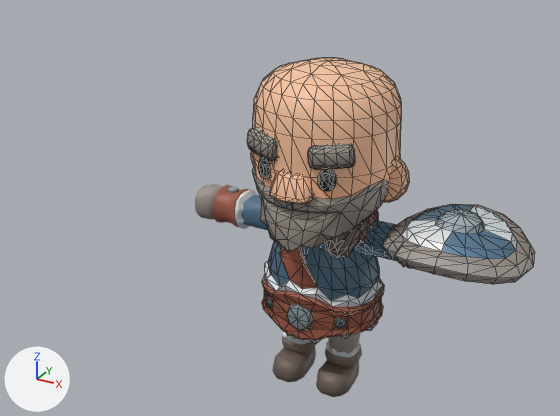
What one commit did to the glTF model cc/kk/kk_barb.glb.
Camera for both pictures: a 50 mm camera at (1.95, -4.13, 3.23) aimed at (-0.12, -0.38, 1.36). Arrows for +X, +Y and +Z are at lower left; the lights stay in place. The first picture is the older version. Mesh edges are drawn as thin lines on the coarser meshes. Where no turn or scale is listed for an object, it has been applied to the vertices.

Script lines for the objects in view, before the commit:
```python
me_cube_160 = bpy.data.meshes.new('Cube.160')
me_cube_160.from_pydata(...)  # 299 vertices, 594 faces; spans x 0.056..0.971, y -0.153..0.153, z 0.975..1.305
me_cube_160.materials.append(mat_barbarian_texture)  # picture img_barbarian_texture
me_cube_165 = bpy.data.meshes.new('Cube.165')
me_cube_165.from_pydata(...)  # 211 vertices, 418 faces; spans x 0.049..0.288, y -0.264..0.131, z 0.0..0.529
me_cube_165.materials.append(mat_barbarian_texture)  # picture img_barbarian_texture
me_cylinder_404 = bpy.data.meshes.new('Cylinder.404')
me_cylinder_404.from_pydata(...)  # 151 vertices, 284 faces; spans x -0.441..0.441, y -0.441..0.441, z -0.145..0.187
me_cylinder_404.materials.append(mat_barbarian_texture)  # picture img_barbarian_texture
ob_barbarian_armleft = bpy.data.objects.new('Barbarian_ArmLeft', me_cube_160)
ob_barbarian_armleft.location = (0.0, 0.0, 0.0)
ob_barbarian_legleft = bpy.data.objects.new('Barbarian_LegLeft', me_cube_165)
ob_barbarian_legleft.location = (0.0, 0.0, 0.0)
ob_barbarian_round_shield = bpy.data.objects.new('Barbarian_Round_Shield', me_cylinder_404)
ob_barbarian_round_shield.location = (0.883, -0.017, 1.205)
# also in view: 'Barbarian_Head' at (0.0, -0.03, 1.66); 'Barbarian_Body' at (0.0, -0.01, 0.86); 'Barbarian_ArmRight' at (-0.53, 0.0, 1.11); 'Barbarian_LegRight' at (-0.17, -0.07, 0.26)
```
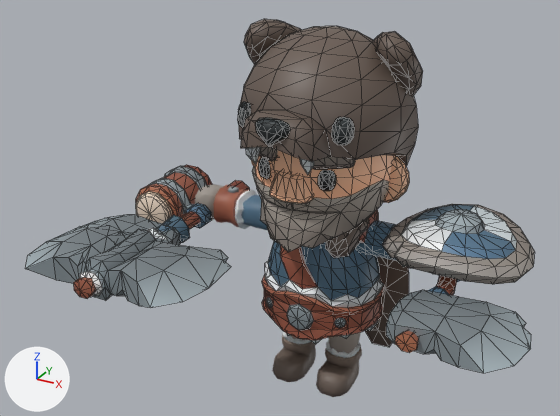
What changed in the scene script:
```text
Add me_plane_006:
    me_plane_006.from_pydata(...)  # 53 vertices, 78 faces; spans x -0.485..0.485, y 0.044..0.386, z -1.125..0.02
    me_plane_006.materials.append(mat_barbarian_texture)  # picture img_barbarian_texture
Add me_cube_166:
    me_cube_166.from_pydata(...)  # 373 vertices, 654 faces; spans x -0.555..0.555, y -0.739..0.525, z 0.164..1.182
    me_cube_166.materials.append(mat_barbarian_texture)  # picture img_barbarian_texture
Add me_cylinder_061:
    me_cylinder_061.from_pydata(...)  # 213 vertices, 426 faces; spans x -0.198..0.336, y -0.31..0.239, z -0.198..0.198
    me_cylinder_061.materials.append(mat_barbarian_texture)  # picture img_barbarian_texture
Add me_cube_222:
    me_cube_222.from_pydata(...)  # 256 vertices, 508 faces; spans x -0.62..0.62, y -1.29..0.43, z -0.13..0.13
    me_cube_222.materials.append(mat_barbarian_texture)  # picture img_barbarian_texture
Add me_cube_001:
    me_cube_001.from_pydata(...)  # 141 vertices, 274 faces; spans x -0.589..0.125, y -0.092..0.092, z -0.273..0.971
    me_cube_001.materials.append(mat_barbarian_texture)  # picture img_barbarian_texture
Add ob_barbarian_cape:
    ob_barbarian_cape = bpy.data.objects.new('Barbarian_Cape', me_plane_006)
    ob_barbarian_cape.location = (0.0, 0.0, 1.216)
Add ob_barbarian_hat:
    ob_barbarian_hat = bpy.data.objects.new('Barbarian_Hat', me_cube_166)
    ob_barbarian_hat.location = (0.0, 0.0, 1.216)
Add ob_mug:
    ob_mug = bpy.data.objects.new('Mug', me_cylinder_061)
    ob_mug.location = (-1.184, 0.016, 1.049)
Add ob_2h_axe:
    ob_2h_axe = bpy.data.objects.new('2H_Axe', me_cube_222)
    ob_2h_axe.location = (-0.883, -0.033, 1.049)
Add ob_1h_axe:
    ob_1h_axe = bpy.data.objects.new('1H_Axe', me_cube_001)
    ob_1h_axe.location = (-0.883, -0.033, 1.049)
    ob_1h_axe.rotation_euler = (1.571, 0.0, 0.0)  # degrees (90, 0, 0)
Add ob_1h_axe_offhand:
    ob_1h_axe_offhand = bpy.data.objects.new('1H_Axe_Offhand', me_cube_001)
    ob_1h_axe_offhand.location = (0.883, -0.033, 1.049)
    ob_1h_axe_offhand.rotation_euler = (-1.571, 0.0, -3.142)  # degrees (-90, 0, -180)
```

Where the change shows, as pixel boxes (x1, y1, x2, y2) in the pictures (560 x 416 px):
'Barbarian_Hat', added
    after: (238, 19, 423, 175)
'2H_Axe', added
    after: (26, 180, 249, 308)
'1H_Axe_Offhand', added
    after: (386, 275, 531, 373)
'Mug', added
    after: (136, 165, 212, 224)
'Barbarian_Cape', added
    after: (365, 257, 409, 347)
'1H_Axe', added
    after: (85, 211, 212, 245)
